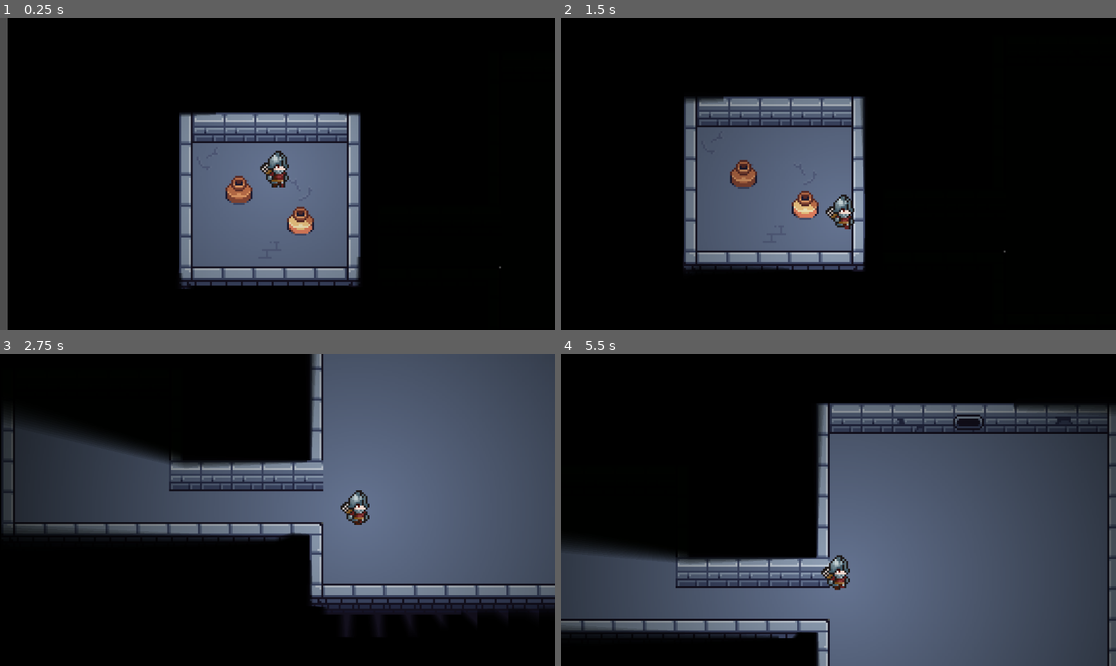
Above: before the commit, frames 1-4 (two rows, left to right).
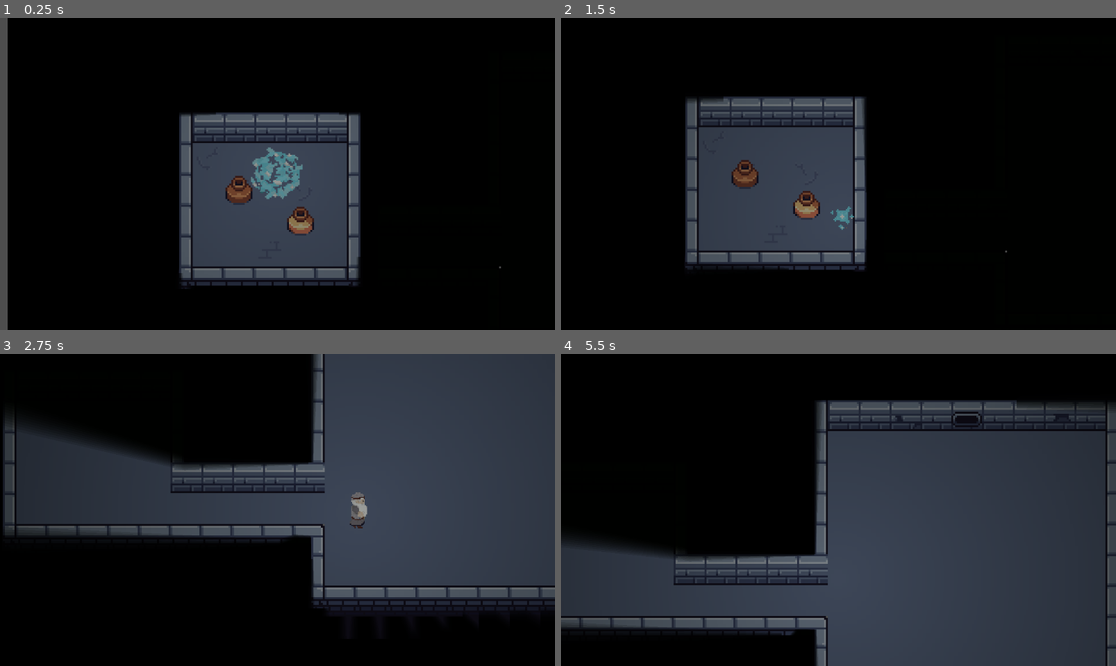
Above: after the commit, the same moments.

Repository: Sitthata/game-jam
Game: Godot game, scene res://main.tscn
The game is run twice, just before and just after one commit, with the same random seed, the same clock (stepped at 60 frames per second) and the same inputs.
Inputs:
- Up to frame 1 (0.25 s): no input
- Up to frame 2 (1.5 s): hold Right (ui_right) 0.53-1.28 s; hold Q (timeline_swap) 0.53-1.28 s; hold Down (ui_down) from 1.28 s (still down); tap Q (timeline_swap) at 1.35 s
- Up to frame 3 (2.75 s): release Down (ui_down) at 2.03 s; hold Right (ui_right) from 2.03 s (still down); hold Q (timeline_swap) from 2.03 s (still down)
- Up to frame 4 (5.5 s): release Right (ui_right) at 2.78 s; release Q (timeline_swap) at 2.78 s; hold Up (ui_up) 2.78-3.53 s; tap Q (timeline_swap) at 2.85, 4.35 s; hold Q (timeline_swap) 3.53-4.28 s; hold Left (ui_left) 3.53-5.03 s; hold Down (ui_down) from 5.03 s (still down); hold Q (timeline_swap) from 5.03 s (still down)

The runs differ from the first frame. In frame 1, 17% of the frame differs, in the area x 32-65%, y 30-86%; in frame 2, 16%; in frame 3, 38%, in the area x 0-100%, y 0-83%; in frame 4, 38%.

Commit message:
feat: add character and jump sprite animation

Diff:
--- a/main.gd
+++ b/main.gd
@@ -21,6 +21,7 @@
 
 
 func _apply_timeline_state() -> void:
+	player.play_swap_effect()
 	_set_timeline_active(present, in_present)
 	_set_timeline_active(past, !in_present)
 
--- a/main.tscn
+++ b/main.tscn
@@ -33,7 +33,7 @@
 
 [node name="Player" parent="." unique_id=526917429 instance=ExtResource("2_0xm2m")]
 position = Vector2(364, 256)
-scale = Vector2(1, 1)
+scale = Vector2(1.2, 1.2)
 speed = 150
 
 [node name="Shadow" type="CanvasModulate" parent="." unique_id=1358230633]
--- a/player.gd
+++ b/player.gd
@@ -2,6 +2,19 @@
 
 @export var speed = 200
 @onready var _animated_sprite = $AnimatedSprite2D
+@onready var _effect_sprite = $EffectSprite
+
+func _ready() -> void:
+	_effect_sprite.stop()
+
+func play_swap_effect() -> void:
+	_animated_sprite.visible = false
+	_effect_sprite.visible = true
+	_effect_sprite.play("jump")
+	_effect_sprite.animation_finished.connect(func():
+		_effect_sprite.visible = false
+		_animated_sprite.visible = true
+	, CONNECT_ONE_SHOT)
 
 func _physics_process(delta: float) -> void:
 	var direction = Input.get_vector("ui_left", "ui_right", "ui_up", "ui_down")
@@ -9,7 +22,13 @@
 	move_and_slide()
 
 	if velocity.length() > 0:
-		_animated_sprite.play("walk")
-		_animated_sprite.flip_h = velocity.x < 0
+		if abs(velocity.y) >= abs(velocity.x):
+			if velocity.y > 0:
+				_animated_sprite.play("walk_front")
+			else:
+				_animated_sprite.play("walk_back")
+		else:
+			_animated_sprite.play("walk_side")
+			_animated_sprite.flip_h = velocity.x > 0
 	else:
 		_animated_sprite.play("idle")
--- a/player.tscn
+++ b/player.tscn
@@ -1,85 +1,140 @@
 [gd_scene format=3 uid="uid://djxrjakk4neg2"]
 
-[ext_resource type="Texture2D" uid="uid://b384gl3606gok" path="res://assets/character/Characters(100x100)/Soldier/Soldier/Soldier-Idle.png" id="1_4flbx"]
 [ext_resource type="Script" uid="uid://dllduobjfprth" path="res://player.gd" id="1_onrkg"]
-[ext_resource type="Texture2D" uid="uid://c1dr1qm572d7k" path="res://assets/character/Characters(100x100)/Soldier/Soldier/Soldier-Walk.png" id="3_i3pqv"]
-
-[sub_resource type="AtlasTexture" id="AtlasTexture_4flbx"]
-atlas = ExtResource("1_4flbx")
-region = Rect2(0, 0, 100, 100)
-
-[sub_resource type="AtlasTexture" id="AtlasTexture_onrkg"]
-atlas = ExtResource("1_4flbx")
-region = Rect2(100, 0, 100, 100)
-
-[sub_resource type="AtlasTexture" id="AtlasTexture_i3pqv"]
-atlas = ExtResource("1_4flbx")
-region = Rect2(200, 0, 100, 100)
+[ext_resource type="Texture2D" uid="uid://dv4endo8hts8t" path="res://assets/character/Characters (FrostPunk)/Walk_Front.png" id="2_i3pqv"]
+[ext_resource type="Texture2D" uid="uid://cqdt41a6bs0k0" path="res://assets/character/Characters (FrostPunk)/Walk_Back.png" id="3_hqtel"]
+[ext_resource type="Texture2D" uid="uid://bjomu6q1cljpr" path="res://assets/character/Characters (FrostPunk)/Walk_Side.png" id="3_i3pqv"]
+[ext_resource type="Texture2D" uid="uid://cles3b3qn8ki8" path="res://assets/character/Characters (FrostPunk)/jump.png" id="5_sweqy"]
 
 [sub_resource type="AtlasTexture" id="AtlasTexture_hqtel"]
-atlas = ExtResource("1_4flbx")
-region = Rect2(300, 0, 100, 100)
+atlas = ExtResource("2_i3pqv")
+region = Rect2(0, 0, 64, 64)
 
 [sub_resource type="AtlasTexture" id="AtlasTexture_sweqy"]
-atlas = ExtResource("1_4flbx")
-region = Rect2(400, 0, 100, 100)
+atlas = ExtResource("3_hqtel")
+region = Rect2(0, 0, 64, 64)
 
 [sub_resource type="AtlasTexture" id="AtlasTexture_2hs0m"]
-atlas = ExtResource("1_4flbx")
-region = Rect2(500, 0, 100, 100)
+atlas = ExtResource("3_hqtel")
+region = Rect2(64, 0, 64, 64)
+
+[sub_resource type="AtlasTexture" id="AtlasTexture_op7ga"]
+atlas = ExtResource("3_hqtel")
+region = Rect2(128, 0, 64, 64)
+
+[sub_resource type="AtlasTexture" id="AtlasTexture_q13i1"]
+atlas = ExtResource("3_hqtel")
+region = Rect2(192, 0, 64, 64)
+
+[sub_resource type="AtlasTexture" id="AtlasTexture_pylmc"]
+atlas = ExtResource("3_hqtel")
+region = Rect2(256, 0, 64, 64)
+
+[sub_resource type="AtlasTexture" id="AtlasTexture_pbfsw"]
+atlas = ExtResource("3_hqtel")
+region = Rect2(320, 0, 64, 64)
+
+[sub_resource type="AtlasTexture" id="AtlasTexture_5tmop"]
+atlas = ExtResource("3_hqtel")
+region = Rect2(384, 0, 64, 64)
+
+[sub_resource type="AtlasTexture" id="AtlasTexture_7ahtn"]
+atlas = ExtResource("3_hqtel")
+region = Rect2(448, 0, 64, 64)
+
+[sub_resource type="AtlasTexture" id="AtlasTexture_7lmhl"]
+atlas = ExtResource("3_hqtel")
+region = Rect2(512, 0, 64, 64)
+
+[sub_resource type="AtlasTexture" id="AtlasTexture_dx0e4"]
+atlas = ExtResource("3_hqtel")
+region = Rect2(576, 0, 64, 64)
+
+[sub_resource type="AtlasTexture" id="AtlasTexture_jm5j8"]
+atlas = ExtResource("2_i3pqv")
+region = Rect2(0, 0, 64, 64)
+
+[sub_resource type="AtlasTexture" id="AtlasTexture_7hik5"]
+atlas = ExtResource("2_i3pqv")
+region = Rect2(64, 0, 64, 64)
+
+[sub_resource type="AtlasTexture" id="AtlasTexture_qtqh7"]
+atlas = ExtResource("2_i3pqv")
+region = Rect2(128, 0, 64, 64)
+
+[sub_resource type="AtlasTexture" id="AtlasTexture_2wuci"]
+atlas = ExtResource("2_i3pqv")
+region = Rect2(192, 0, 64, 64)
+
+[sub_resource type="AtlasTexture" id="AtlasTexture_iruf7"]
+atlas = ExtResource("2_i3pqv")
+region = Rect2(256, 0, 64, 64)
+
+[sub_resource type="AtlasTexture" id="AtlasTexture_j5n4i"]
+atlas = ExtResource("2_i3pqv")
+region = Rect2(320, 0, 64, 64)
+
+[sub_resource type="AtlasTexture" id="AtlasTexture_634y6"]
+atlas = ExtResource("2_i3pqv")
+region = Rect2(384, 0, 64, 64)
+
+[sub_resource type="AtlasTexture" id="AtlasTexture_efrwb"]
+atlas = ExtResource("2_i3pqv")
+region = Rect2(448, 0, 64, 64)
+
+[sub_resource type="AtlasTexture" id="AtlasTexture_hiqhm"]
+atlas = ExtResource("2_i3pqv")
+region = Rect2(512, 0, 64, 64)
+
+[sub_resource type="AtlasTexture" id="AtlasTexture_tkwlq"]
+atlas = ExtResource("2_i3pqv")
+region = Rect2(576, 0, 64, 64)
 
 [sub_resource type="AtlasTexture" id="AtlasTexture_1jxqw"]
 atlas = ExtResource("3_i3pqv")
-region = Rect2(0, 0, 100, 100)
+region = Rect2(0, 0, 64, 64)
 
 [sub_resource type="AtlasTexture" id="AtlasTexture_dw050"]
 atlas = ExtResource("3_i3pqv")
-region = Rect2(100, 0, 100, 100)
+region = Rect2(64, 0, 64, 64)
 
 [sub_resource type="AtlasTexture" id="AtlasTexture_b26j0"]
 atlas = ExtResource("3_i3pqv")
-region = Rect2(200, 0, 100, 100)
+region = Rect2(128, 0, 64, 64)
 
 [sub_resource type="AtlasTexture" id="AtlasTexture_n7ghd"]
 atlas = ExtResource("3_i3pqv")
-region = Rect2(300, 0, 100, 100)
+region = Rect2(192, 0, 64, 64)
 
 [sub_resource type="AtlasTexture" id="AtlasTexture_nvl01"]
 atlas = ExtResource("3_i3pqv")
-region = Rect2(400, 0, 100, 100)
+region = Rect2(256, 0, 64, 64)
 
 [sub_resource type="AtlasTexture" id="AtlasTexture_ivps1"]
 atlas = ExtResource("3_i3pqv")
-region = Rect2(500, 0, 100, 100)
+region = Rect2(320, 0, 64, 64)
 
 [sub_resource type="AtlasTexture" id="AtlasTexture_urp6f"]
 atlas = ExtResource("3_i3pqv")
-region = Rect2(600, 0, 100, 100)
+region = Rect2(384, 0, 64, 64)
 
 [sub_resource type="AtlasTexture" id="AtlasTexture_bwjto"]
 atlas = ExtResource("3_i3pqv")
-region = Rect2(700, 0, 100, 100)
+region = Rect2(448, 0, 64, 64)
+
+[sub_resource type="AtlasTexture" id="AtlasTexture_606se"]
+atlas = ExtResource("3_i3pqv")
+region = Rect2(512, 0, 64, 64)
+
+[sub_resource type="AtlasTexture" id="AtlasTexture_u1c27"]
+atlas = ExtResource("3_i3pqv")
+region = Rect2(576, 0, 64, 64)
 
 [sub_resource type="SpriteFrames" id="SpriteFrames_1jxqw"]
 animations = [{
 "frames": [{
 "duration": 1.0,
-"texture": SubResource("AtlasTexture_4flbx")
-}, {
-"duration": 1.0,
-"texture": SubResource("AtlasTexture_onrkg")
-}, {
-"duration": 1.0,
-"texture": SubResource("AtlasTexture_i3pqv")
-}, {
-"duration": 1.0,
 "texture": SubResource("AtlasTexture_hqtel")
-}, {
-"duration": 1.0,
-"texture": SubResource("AtlasTexture_sweqy")
-}, {
-"duration": 1.0,
-"texture": SubResource("AtlasTexture_2hs0m")
 }],
 "loop": true,
 "name": &"idle",
@@ -87,6 +142,76 @@
 }, {
 "frames": [{
 "duration": 1.0,
+"texture": SubResource("AtlasTexture_sweqy")
+}, {
+"duration": 1.0,
+"texture": SubResource("AtlasTexture_2hs0m")
+}, {
+"duration": 1.0,
+"texture": SubResource("AtlasTexture_op7ga")
+}, {
+"duration": 1.0,
+"texture": SubResource("AtlasTexture_q13i1")
+}, {
+"duration": 1.0,
+"texture": SubResource("AtlasTexture_pylmc")
+}, {
+"duration": 1.0,
+"texture": SubResource("AtlasTexture_pbfsw")
+}, {
+"duration": 1.0,
+"texture": SubResource("AtlasTexture_5tmop")
+}, {
+"duration": 1.0,
+"texture": SubResource("AtlasTexture_7ahtn")
+}, {
+"duration": 1.0,
+"texture": SubResource("AtlasTexture_7lmhl")
+}, {
+"duration": 1.0,
+"texture": SubResource("AtlasTexture_dx0e4")
+}],
+"loop": true,
+"name": &"walk_back",
+"speed": 5.0
+}, {
+"frames": [{
+"duration": 1.0,
+"texture": SubResource("AtlasTexture_jm5j8")
+}, {
+"duration": 1.0,
+"texture": SubResource("AtlasTexture_7hik5")
+}, {
+"duration": 1.0,
+"texture": SubResource("AtlasTexture_qtqh7")
+}, {
+"duration": 1.0,
+"texture": SubResource("AtlasTexture_2wuci")
+}, {
+"duration": 1.0,
+"texture": SubResource("AtlasTexture_iruf7")
+}, {
+"duration": 1.0,
+"texture": SubResource("AtlasTexture_j5n4i")
+}, {
+"duration": 1.0,
+"texture": SubResource("AtlasTexture_634y6")
+}, {
+"duration": 1.0,
+"texture": SubResource("AtlasTexture_efrwb")
+}, {
+"duration": 1.0,
+"texture": SubResource("AtlasTexture_hiqhm")
+}, {
+"duration": 1.0,
+"texture": SubResource("AtlasTexture_tkwlq")
+}],
+"loop": true,
+"name": &"walk_front",
+"speed": 5.0
+}, {
+"frames": [{
+"duration": 1.0,
 "texture": SubResource("AtlasTexture_1jxqw")
 }, {
 "duration": 1.0,
@@ -109,10 +234,16 @@
 }, {
 "duration": 1.0,
 "texture": SubResource("AtlasTexture_bwjto")
-}],
-"loop": true,
-"name": &"walk",
-"speed": 12.0
+}, {
+"duration": 1.0,
+"texture": SubResource("AtlasTexture_606se")
+}, {
+"duration": 1.0,
+"texture": SubResource("AtlasTexture_u1c27")
+}],
+"loop": true,
+"name": &"walk_side",
+"speed": 10.0
 }]
 
 [sub_resource type="CapsuleShape2D" id="CapsuleShape2D_i3pqv"]
@@ -129,13 +260,97 @@
 fill = 1
 fill_from = Vector2(0.5, 0.5)
 
+[sub_resource type="AtlasTexture" id="AtlasTexture_hl5qd"]
+atlas = ExtResource("5_sweqy")
+region = Rect2(0, 0, 64, 64)
+
+[sub_resource type="AtlasTexture" id="AtlasTexture_ek41f"]
+atlas = ExtResource("5_sweqy")
+region = Rect2(64, 0, 64, 64)
+
+[sub_resource type="AtlasTexture" id="AtlasTexture_khis8"]
+atlas = ExtResource("5_sweqy")
+region = Rect2(128, 0, 64, 64)
+
+[sub_resource type="AtlasTexture" id="AtlasTexture_b88wv"]
+atlas = ExtResource("5_sweqy")
+region = Rect2(192, 0, 64, 64)
+
+[sub_resource type="AtlasTexture" id="AtlasTexture_pgbbb"]
+atlas = ExtResource("5_sweqy")
+region = Rect2(256, 0, 64, 64)
+
+[sub_resource type="AtlasTexture" id="AtlasTexture_331ug"]
+atlas = ExtResource("5_sweqy")
+region = Rect2(320, 0, 64, 64)
+
+[sub_resource type="AtlasTexture" id="AtlasTexture_ny14h"]
+atlas = ExtResource("5_sweqy")
+region = Rect2(384, 0, 64, 64)
+
+[sub_resource type="AtlasTexture" id="AtlasTexture_ibah8"]
+atlas = ExtResource("5_sweqy")
+region = Rect2(448, 0, 64, 64)
+
+[sub_resource type="AtlasTexture" id="AtlasTexture_3iwfv"]
+atlas = ExtResource("5_sweqy")
+region = Rect2(512, 0, 64, 64)
+
+[sub_resource type="AtlasTexture" id="AtlasTexture_qwsg1"]
+atlas = ExtResource("5_sweqy")
+region = Rect2(576, 0, 64, 64)
+
+[sub_resource type="SpriteFrames" id="SpriteFrames_1xqrm"]
+animations = [{
+"frames": [],
+"loop": true,
+"name": &"default",
+"speed": 5.0
+}, {
+"frames": [{
+"duration": 1.0,
+"texture": SubResource("AtlasTexture_hl5qd")
+}, {
+"duration": 1.0,
+"texture": SubResource("AtlasTexture_ek41f")
+}, {
+"duration": 1.0,
+"texture": SubResource("AtlasTexture_khis8")
+}, {
+"duration": 1.0,
+"texture": SubResource("AtlasTexture_b88wv")
+}, {
+"duration": 1.0,
+"texture": SubResource("AtlasTexture_pgbbb")
+}, {
+"duration": 1.0,
+"texture": SubResource("AtlasTexture_331ug")
+}, {
+"duration": 1.0,
+"texture": SubResource("AtlasTexture_ny14h")
+}, {
+"duration": 1.0,
+"texture": SubResource("AtlasTexture_ibah8")
+}, {
+"duration": 1.0,
+"texture": SubResource("AtlasTexture_3iwfv")
+}, {
+"duration": 1.0,
+"texture": SubResource("AtlasTexture_qwsg1")
+}],
+"loop": false,
+"name": &"jump",
+"speed": 22.0
+}]
+
 [node name="Player" type="CharacterBody2D" unique_id=526917429]
 scale = Vector2(2, 2)
 script = ExtResource("1_onrkg")
 
 [node name="AnimatedSprite2D" type="AnimatedSprite2D" parent="." unique_id=729007057]
 texture_filter = 1
-position = Vector2(7.450581e-09, 2.9802322e-08)
+position = Vector2(0, -1)
+scale = Vector2(0.5, 0.5)
 sprite_frames = SubResource("SpriteFrames_1jxqw")
 animation = &"idle"
 
@@ -150,9 +365,14 @@
 position_smoothing_speed = 3.0
 
 [node name="PointLight2D" type="PointLight2D" parent="." unique_id=68361614]
-scale = Vector2(0.5, 0.5)
+energy = 0.6
 shadow_enabled = true
 shadow_filter = 2
 shadow_filter_smooth = 1.0
 texture = SubResource("GradientTexture2D_hqtel")
-texture_scale = 3.0
+texture_scale = 2.0
+
+[node name="EffectSprite" type="AnimatedSprite2D" parent="." unique_id=976613390]
+texture_filter = 1
+scale = Vector2(0.6, 0.6)
+sprite_frames = SubResource("SpriteFrames_1xqrm")
Binary file added: assets/character/Characters (FrostPunk)/Teleport_Backside.png
Not shown, added: assets/character/Characters (FrostPunk)/Teleport_Backside.png.import
Binary file added: assets/character/Characters (FrostPunk)/Walk_Back.png
Not shown, added: assets/character/Characters (FrostPunk)/Walk_Back.png.import
Binary file added: assets/character/Characters (FrostPunk)/Walk_Front.png
Not shown, added: assets/character/Characters (FrostPunk)/Walk_Front.png.import
Binary file added: assets/character/Characters (FrostPunk)/Walk_Side.png
Not shown, added: assets/character/Characters (FrostPunk)/Walk_Side.png.import
Binary file added: assets/character/Characters (FrostPunk)/jump.png
Not shown, added: assets/character/Characters (FrostPunk)/jump.png.import
